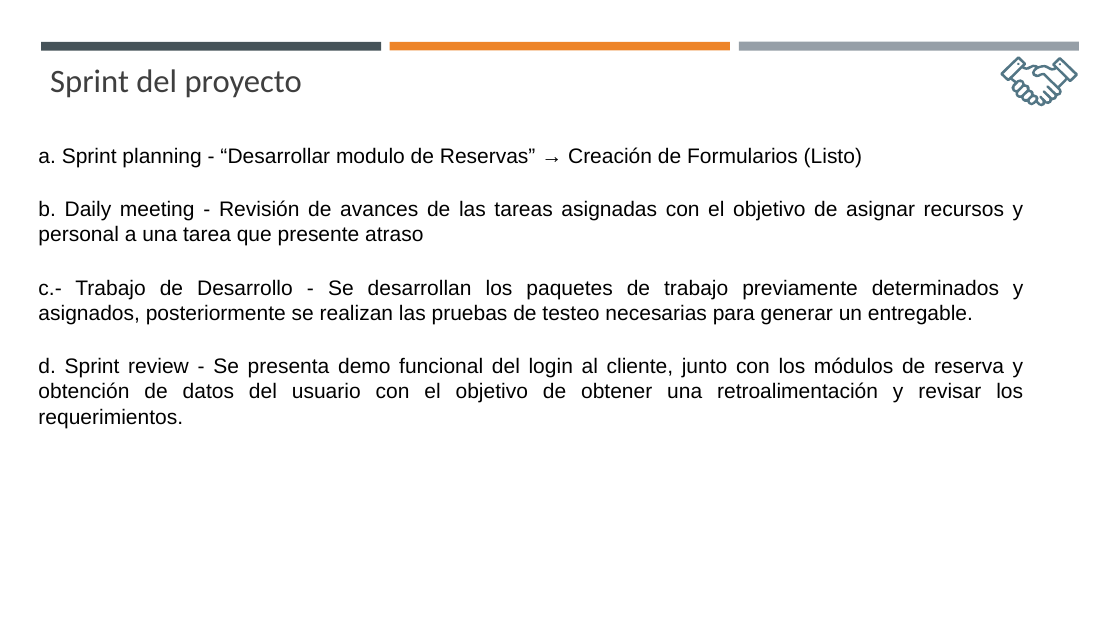
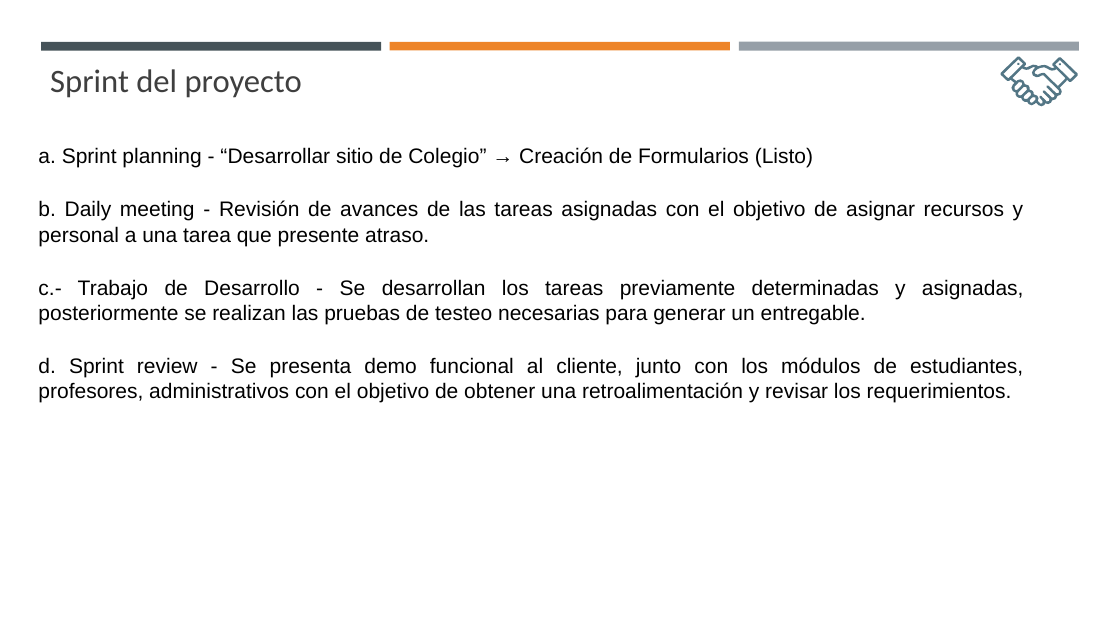
Before and after one commit to DanSotoC/formativa-2.1-tipo-problemas, a slide deck: slide 5 of Docs/Evaluación Sumativa - Daniel Soto.pptx (slide 4 before the commit). Drawn at 1120x630 pixels with LibreOffice and Linux fonts; fonts in the diff are those of the drawing. Boxes give left, top, right and bottom in pixels: in the first picture for what was removed or moved away, otherwise in the second. Text is boxed around its words. In the diff, an @@ line names an element or a change of style, - is before the commit and + after.

Commit message:
ppt v1

```diff
--- a/Docs/Evaluación Sumativa - Daniel Soto.pptx
+++ b/Docs/Evaluación Sumativa - Daniel Soto.pptx
@@ text at box(38, 147, 1024, 403): text changed @@
-a. Sprint planning - “Desarrollar modulo de Reservas” → Creación de Formularios (Listo)
-b. Daily meeting - Revisión de avances de las tareas asignadas con el objetivo de asignar recursos y personal a una tarea que presente atraso
-c.- Trabajo de Desarrollo - Se desarrollan los paquetes de trabajo previamente determinados y asignados, posteriormente se realizan las pruebas de testeo necesarias para generar un entregable.
-d. Sprint review - Se presenta demo funcional del login al cliente, junto con los módulos de reserva y obtención de datos del usuario con el objetivo de obtener una retroalimentación y revisar los requerimientos.
+a. Sprint planning - “Desarrollar sitio de Colegio” → Creación de Formularios (Listo)
+b. Daily meeting - Revisión de avances de las tareas asignadas con el objetivo de asignar recursos y personal a una tarea que presente atraso.
+c.- Trabajo de Desarrollo - Se desarrollan los tareas previamente determinadas y asignadas, posteriormente se realizan las pruebas de testeo necesarias para generar un entregable.
+d. Sprint review - Se presenta demo funcional al cliente, junto con los módulos de estudiantes, profesores, administrativos con el objetivo de obtener una retroalimentación y revisar los requerimientos.
```
Also in this commit, not shown: 4 other slides changed, 1 slide added.
